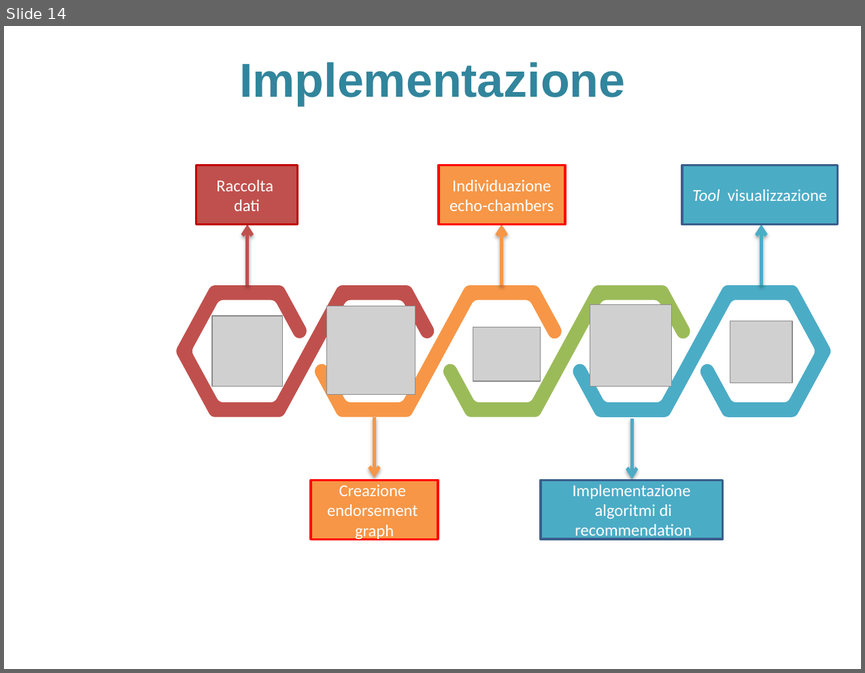
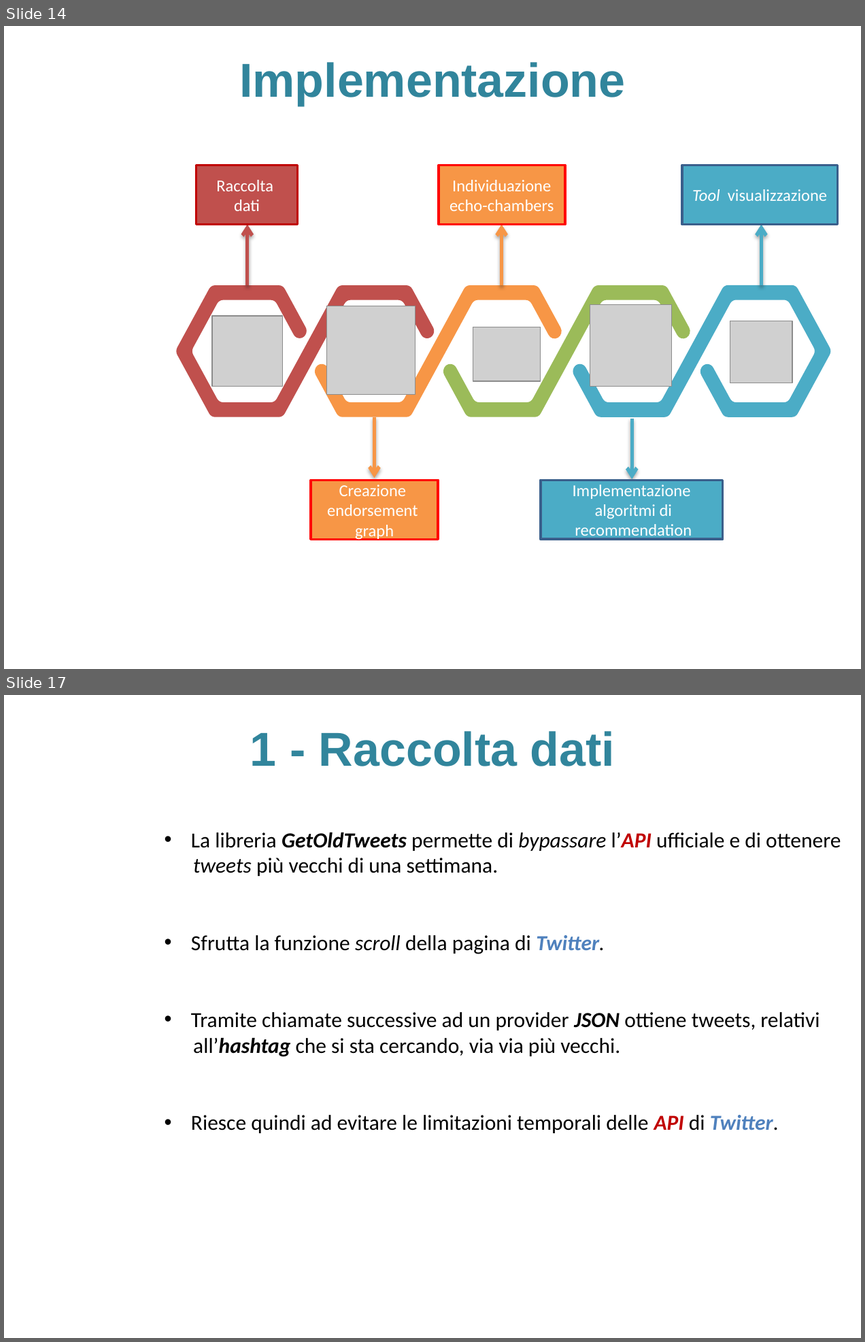
Before and after one commit to sidious1991/TesiLatex, a slide deck: PRESENTAZIONE_TESI/presentazione_agostini_stefano.pptx. Shown one above the other, each under a label of ours: slide 14 before the commit, slides 14 and 17 after it; the slides between them are not shown. The pictures are 865x673 and 865x1342 pixels, drawn with LibreOffice and Linux fonts; fonts in the diff are those of the drawing; grey boxes stand for pictures; background and template pictures are left out. Boxes give left, top, right and bottom in pixels: in the first picture for what was removed or moved away, otherwise in the second. Text is boxed around its words. In the diff, an @@ line names an element or a change of style, - is before the commit and + after.

Commit message:
raccolta dati

```diff
--- a/PRESENTAZIONE_TESI/presentazione_agostini_stefano.pptx
+++ b/PRESENTAZIONE_TESI/presentazione_agostini_stefano.pptx
@@ slide 17 added at bbox=[4, 695, 861, 1338], background picture (left out) @@
@@ title added at bbox=[250, 731, 615, 766], 40 pt, text #31859C, bold @@
+1 - Raccolta dati
@@ text added at bbox=[191, 832, 840, 1133], 18 pt, text #000000 @@
+• La libreria GetOldTweets permette di bypassare l’API ufficiale e di ottenere
+tweets più vecchi di una settimana.
+• Sfrutta la funzione scroll della pagina di Twitter.
+• Tramite chiamate successive ad un provider JSON ottiene tweets, relativi
+all’hashtag che si sta cercando, via via più vecchi.
+• Riesce quindi ad evitare le limitazioni temporali delle API di Twitter.
```
Also in this commit, not shown: 1 slide changed, 3 other slides added.
